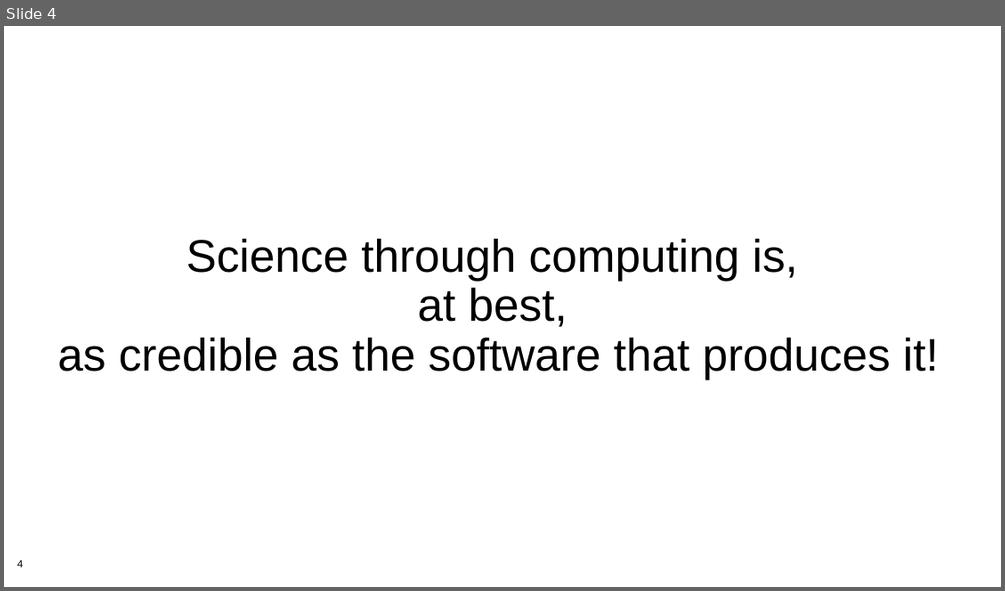
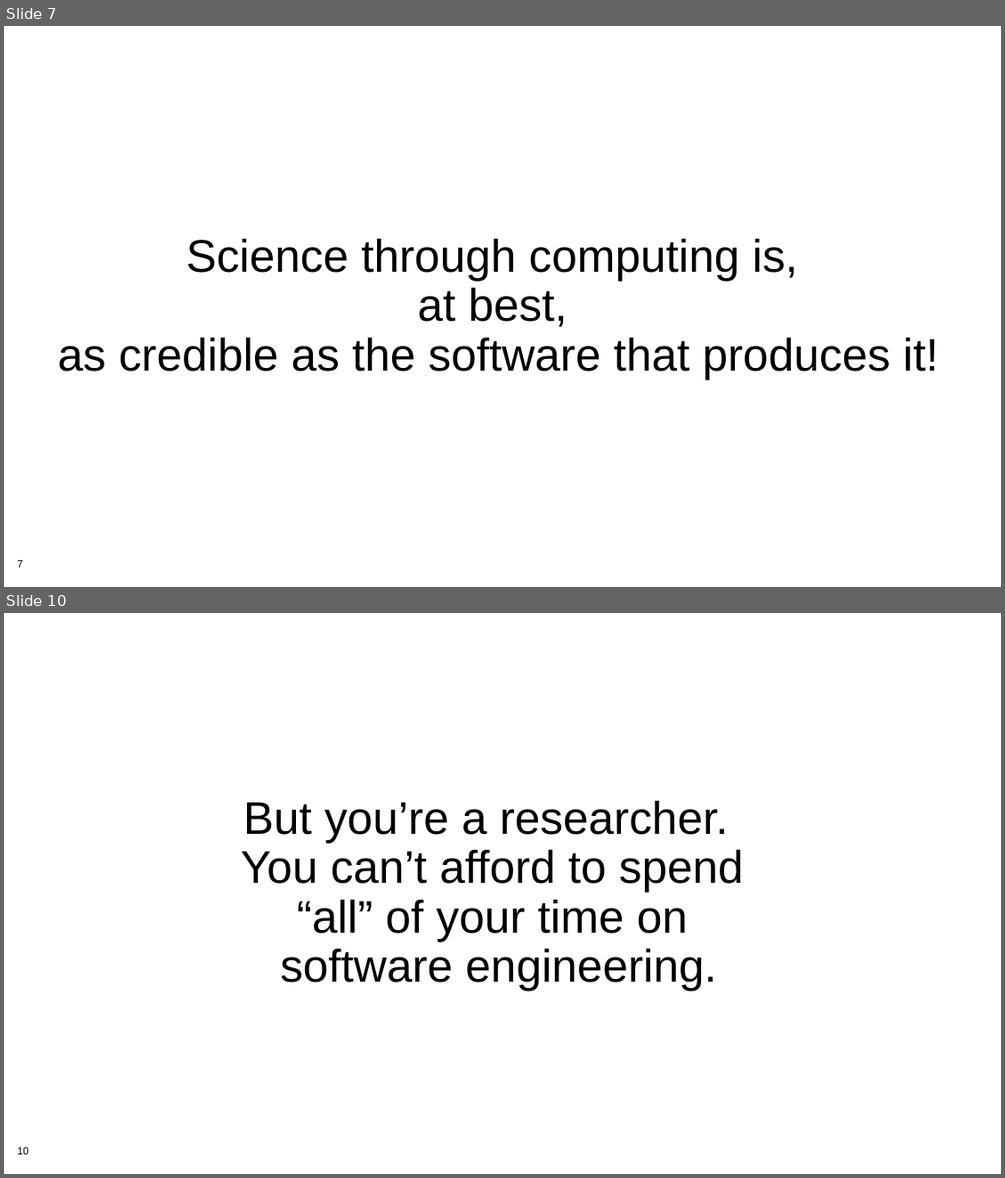
Before and after one commit to betterscientificsoftware/bssw-tutorial, a slide deck: presentations/summary.pptx. Shown one above the other, each under a label of ours: slide 4 before the commit, slides 7 and 10 after it; the slides between them are not shown. The pictures are 1005x591 and 1005x1178 pixels, drawn with LibreOffice and Linux fonts; fonts in the diff are those of the drawing; background and template pictures are left out. Boxes give left, top, right and bottom in pixels: in the first picture for what was removed or moved away, otherwise in the second. Text is boxed around its words. In the diff, an @@ line names an element or a change of style, - is before the commit and + after.

```diff
--- a/presentations/summary.pptx
+++ b/presentations/summary.pptx
@@ slide 10 added at [4,613,1001,1174], background #FFFFFF; not listed: 1 template element that a slide beside it also shows @@
@@ text added at [241,800,744,990], 44 pt, text #000000 @@
+But you’re a researcher.
+You can’t afford to spend
+“all” of your time on
+software engineering.
@@ what was slide 4 is now slide 7 @@
@@ page number at [17,560,23,567]: text changed @@
-4
+7
```
Also in this commit, not shown: 3 slides changed, 5 other slides added, 1 other file.
